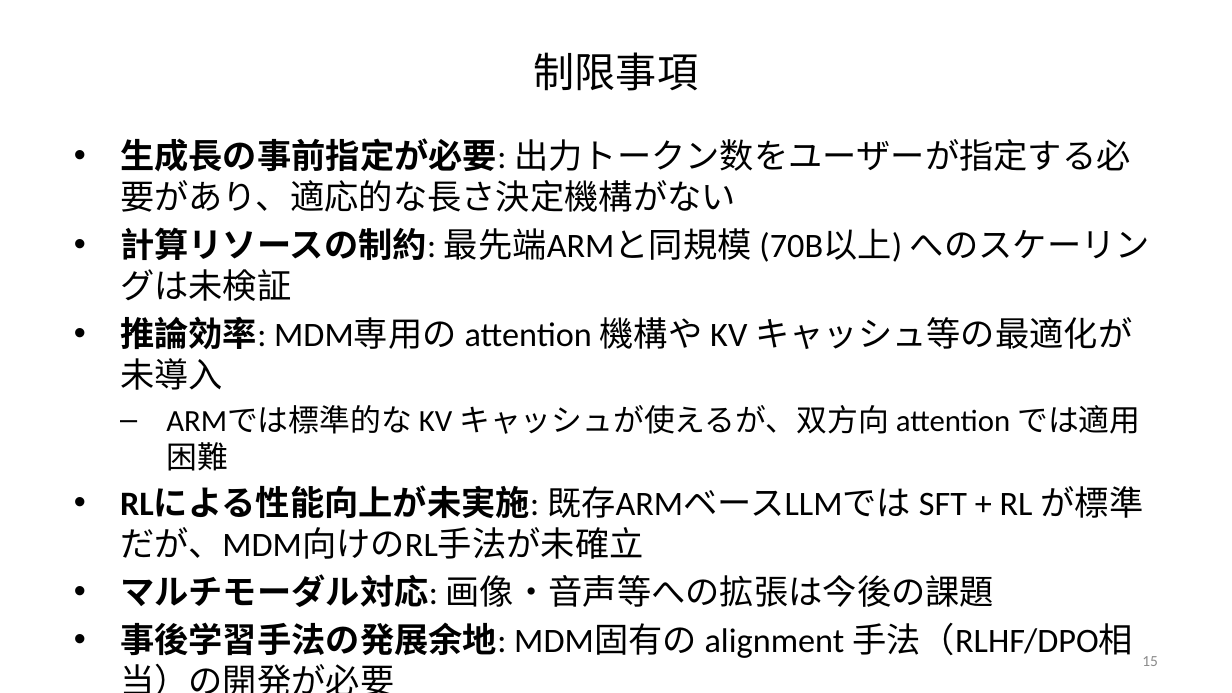
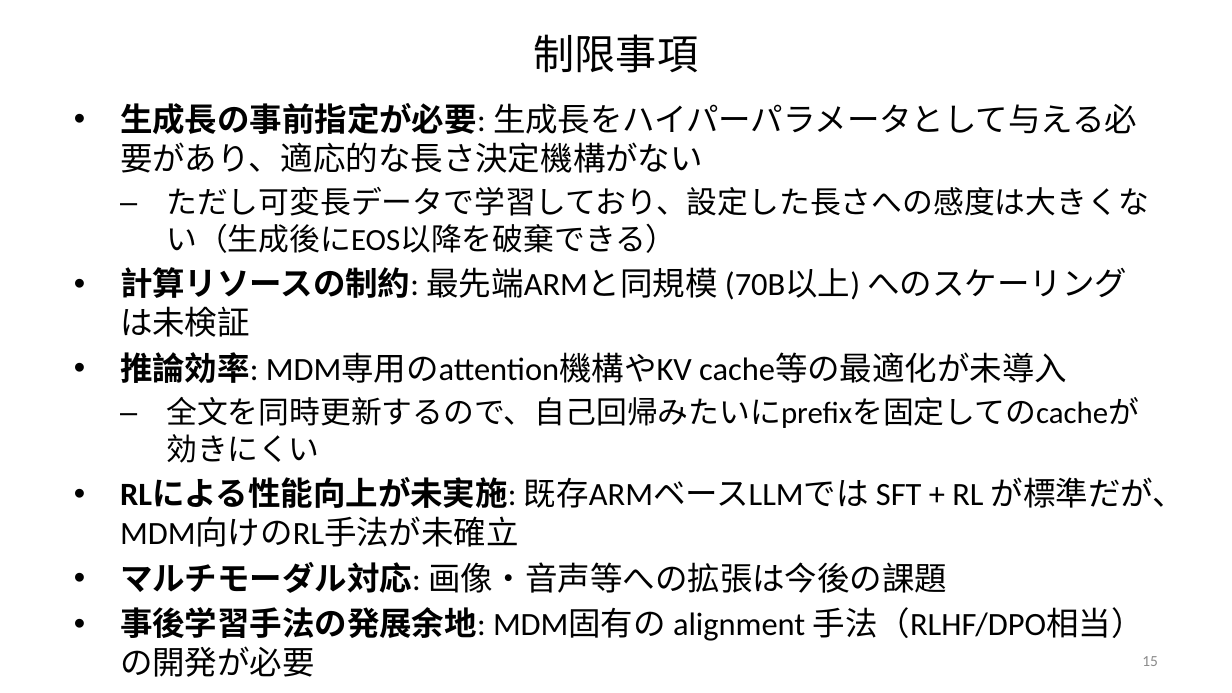
Before and after one commit to frinfo702/research-v1, a slide deck: slide 15 of presentation/decks/LLaDA/LLaDA_ja.pptx. Drawn at 1232x693 pixels with LibreOffice and Linux fonts; fonts in the diff are those of the drawing. Boxes give left, top, right and bottom in pixels: in the first picture for what was removed or moved away, otherwise in the second. Text is boxed around its words. In the diff, an @@ line names an element or a change of style, - is before the commit and + after.

```diff
--- a/presentation/decks/LLaDA/LLaDA_ja.pptx
+++ b/presentation/decks/LLaDA/LLaDA_ja.pptx
@@ title "制限事項": place and size @@
-title "制限事項" at [534,52,698,91]
+title "制限事項" at [534,34,698,73]
@@ text "生成長の事前指定が必要: 生成長をハイパーパラメータとして与える必要があり、適応的な長さ決定機構がない": place and size @@
-text "生成長の事前指定が必要: 生成長をハイパーパラメータとして与える必要があり、適応的な長さ決定機構がない" at [120,138,1150,658]
+text "生成長の事前指定が必要: 生成長をハイパーパラメータとして与える必要があり、適応的な長さ決定機構がない" at [120,103,1185,638]
@@ text at [120,103,1148,253]: text changed; size 20 to 19 pt @@
-• 生成長の事前指定が必要: 出力トークン数をユーザーが指定する必要があり、適応的な長さ決定機構がない
+• 生成長の事前指定が必要: 生成長をハイパーパラメータとして与える必要があり、適応的な長さ決定機構がない
+  – ただし可変長データで学習しており、設定した長さへの感度は大きくない（生成後にEOS以降を破棄できる）
@@ text at [120,267,1185,638]: size 20 to 19 pt in "計算リソースの制約: 最先端ARMと同規模 (70B以上) へのスケーリングは未検証", "RLによる性能向上が未実施: 既存ARMベースLLMでは SFT + RL が標準だが、MDM向けのRL手法が未確立", "マルチモーダル対応: 画像・音声等への拡張は今後の課題", "事後学習手法の発展余地: MDM固有の alignment 手法（RLHF/DPO相当）の開発が必要" @@
@@ text at [120,352,1139,428]: text changed @@
-• 推論効率: MDM専用の attention 機構や KV キャッシュ等の最適化が未導入
-  – ARMでは標準的な KV キャッシュが使えるが、双方向 attention では適用困難
+• 推論効率: MDM専用のattention機構やKV cache等の最適化が未導入
+  – 全文を同時更新するので、自己回帰みたいにprefixを固定してのcacheが効きにくい
```
Also in this commit, not shown: 14 other slides changed, 6 other files.
